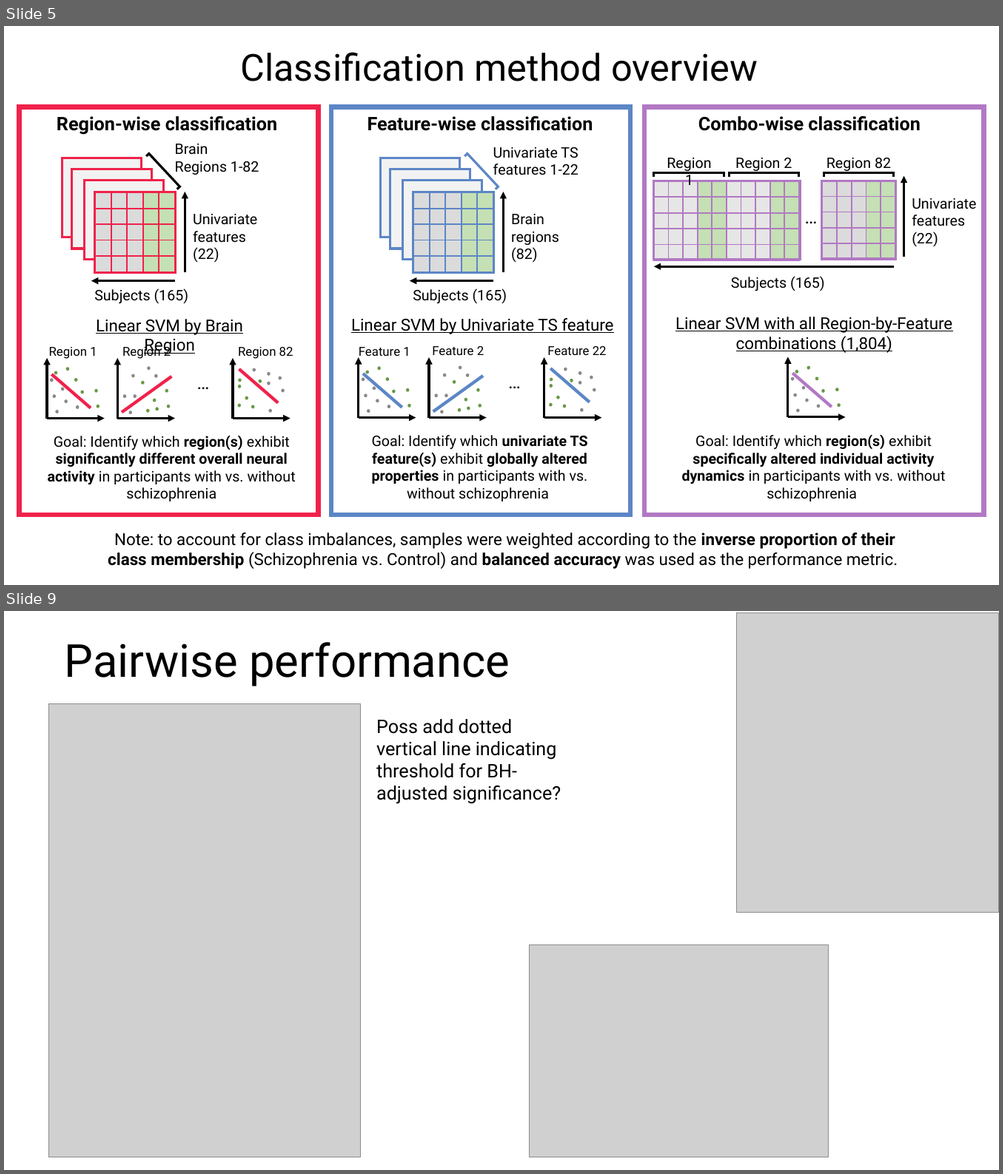
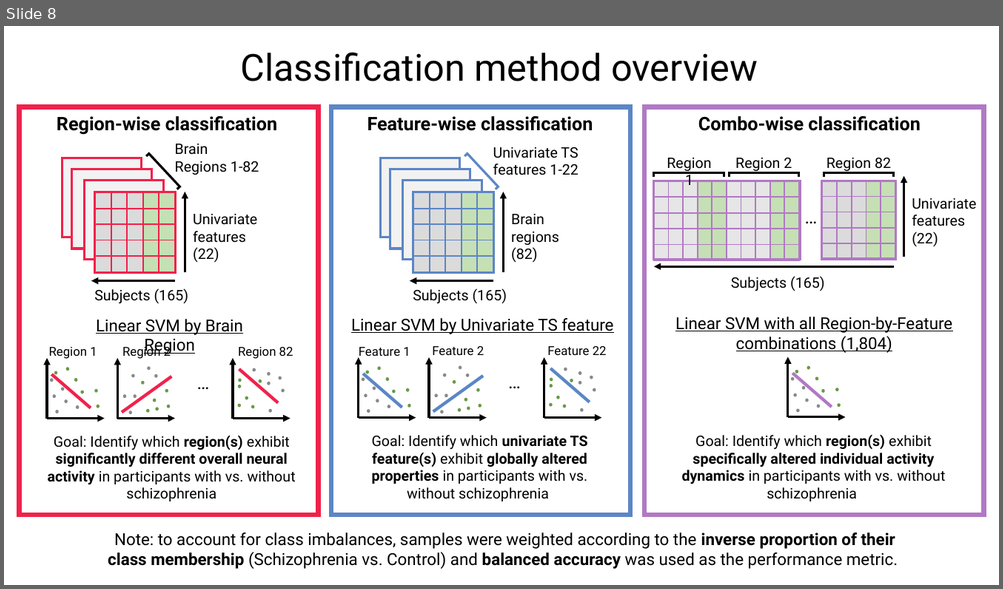
Before and after one commit to anniegbryant/CNS_2022, a slide deck: schizophrenia_classification_workshop/Workshop_Talk.pptx. Shown one above the other, each under a label of ours: slides 5 and 9 before the commit, slide 8 after it; the slides between them are not shown. The pictures are 1003x1174 and 1003x589 pixels, drawn with LibreOffice and Linux fonts; fonts in the diff are those of the drawing; grey boxes stand for pictures. Boxes give left, top, right and bottom in pixels: in the first picture for what was removed or moved away, otherwise in the second. Text is boxed around its words. In the diff, an @@ line names an element or a change of style, - is before the commit and + after.

```diff
--- a/schizophrenia_classification_workshop/Workshop_Talk.pptx
+++ b/schizophrenia_classification_workshop/Workshop_Talk.pptx
@@ slide 9 removed at (x1=4, y1=611, x2=999, y2=1170), background #FFFFFF @@
@@ picture removed at (x1=737, y1=613, x2=999, y2=913) @@
@@ title removed at (x1=65, y1=642, x2=509, y2=686) @@
-Pairwise performance
@@ picture removed at (x1=48, y1=704, x2=361, y2=1158) @@
@@ text removed at (x1=376, y1=719, x2=560, y2=804) @@
-Poss add dotted vertical line indicating threshold for BH-adjusted significance?
@@ picture removed at (x1=529, y1=945, x2=828, y2=1158) @@
@@ what was slide 5 is now slide 8 @@
```
Also in this commit, not shown: 5 slides changed, 12 slides added, 3 other slides removed, 3 other files.
